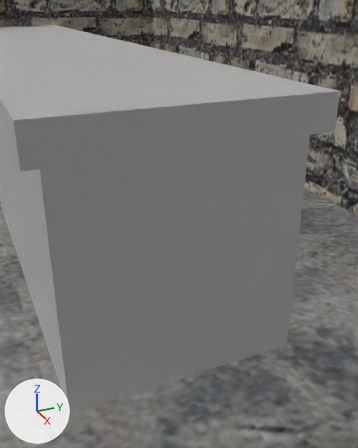
Renders of the Blender file assets/house.blend from each side of a commit.
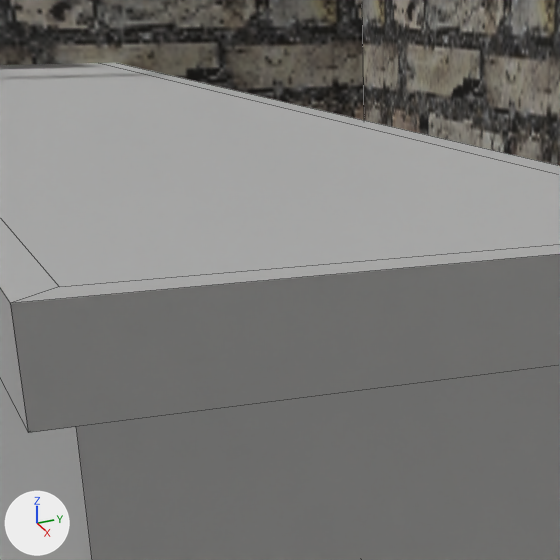
Each version appears first from a 50 mm camera at (-77.006, -12.798, -1.196) aimed at (-78.608, -12.077, -1.997), and next in a close-up on the part from 3% to 65% of the width and 0% to 50% of the height. Arrows for +X, +Y and +Z are at lower left; the lights stay in place. The close-ups show mesh edges as thin lines.

The scene before the commit, as lines of its bpy script (objects in view):
```python
me_cube_006 = bpy.data.meshes.new('Cube.006')
me_cube_006.from_pydata(...)  # 45 vertices, 36 faces; spans x -5.98..5.72, y -1.46..10.23, z -0.82..4.17
# faces by material slot: [25, 11]
me_cube_006.materials.append(mat_brick)  # picture img_brick_png
me_cube_006.materials.append(mat_concrete)  # picture img_concrete_png
me_cube_008 = bpy.data.meshes.new('Cube.008')
me_cube_008.from_pydata(...)  # 20 vertices, 18 faces; spans x -1.0..7.47, y -1.14..0.79, z -1.0..1.0
ob_candycounter_col = bpy.data.objects.new('CandyCounter-col', me_cube_008)
ob_candycounter_col.location = (-82.377, -12.066, -2.019)
ob_candycounter_col.scale = (0.548, 0.548, 0.548)
ob_candystore_col = bpy.data.objects.new('CandyStore-col', me_cube_006)
ob_candystore_col.location = (-77.168, -15.824, -1.922)
```
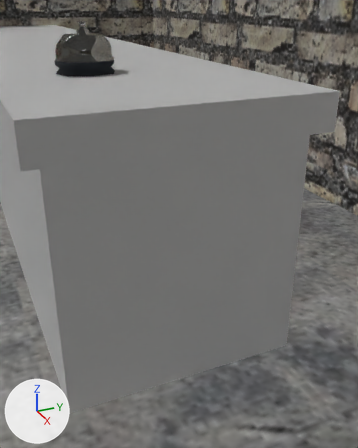
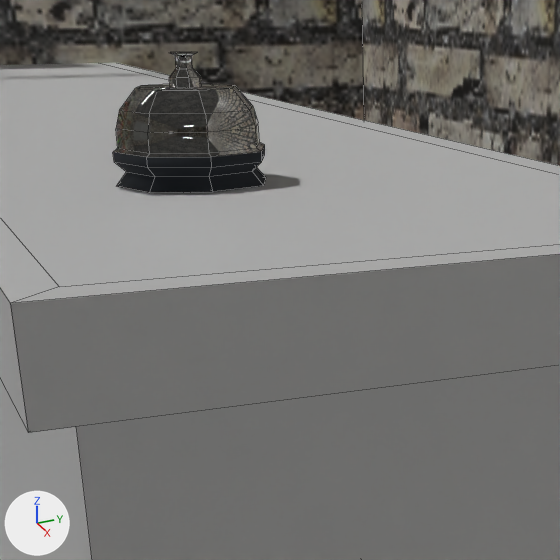
Diff of the bpy script that builds the scene:
```diff
--- a/assets/house.blend.py
+++ b/assets/house.blend.py
@@ mat_shiny @@
+mat_shiny = principled_material('Shiny')
+mat_shiny.base_color = (0.8, 0.8, 0.8)  # white #e7e7e7
+mat_shiny.metallic = 1.0
+mat_shiny.roughness = 0.0
@@ me_plane_012 @@
+me_plane_012.from_pydata(...)  # 106 vertices, 104 faces; spans x -0.12..0.12, y -0.12..0.12, z 0.0..0.188
+me_plane_012.polygons.foreach_set('use_smooth', [True] * 104)
+# faces by material slot: [24, 80]
+me_plane_012.materials.append(mat_blacktiling)  # picture img_tiling_png
+me_plane_012.materials.append(mat_shiny)  # white #e7e7e7
@@ ob_bell @@
+ob_bell = bpy.data.objects.new('Bell', me_plane_012)
+ob_bell.location = (-79.019, -12.297, -1.467)
```

Boxes [x1, y1, x2, y2] around the edits, measured in the close-ups (560 x 560 px):
'Bell', added
    after: [113, 52, 266, 193]
    faces in mat_shiny (white #e7e7e7): [113, 52, 264, 157]
    faces in mat_blacktiling (picture img_tiling_png): [113, 145, 266, 193]
